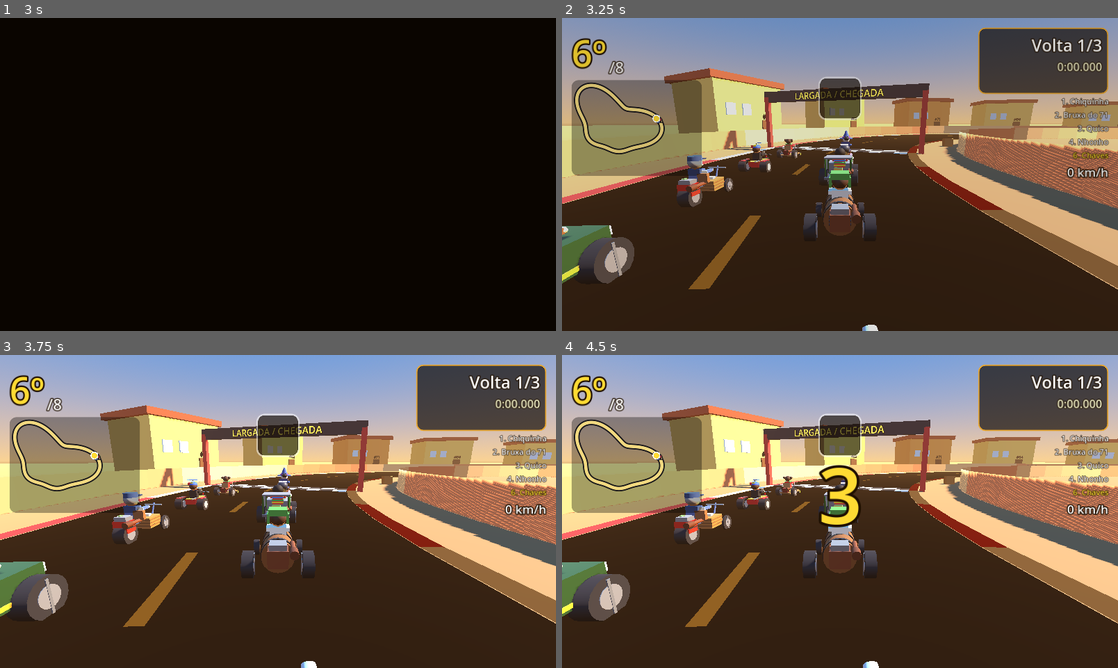
Above: before the commit, frames 1-4 (two rows, left to right).
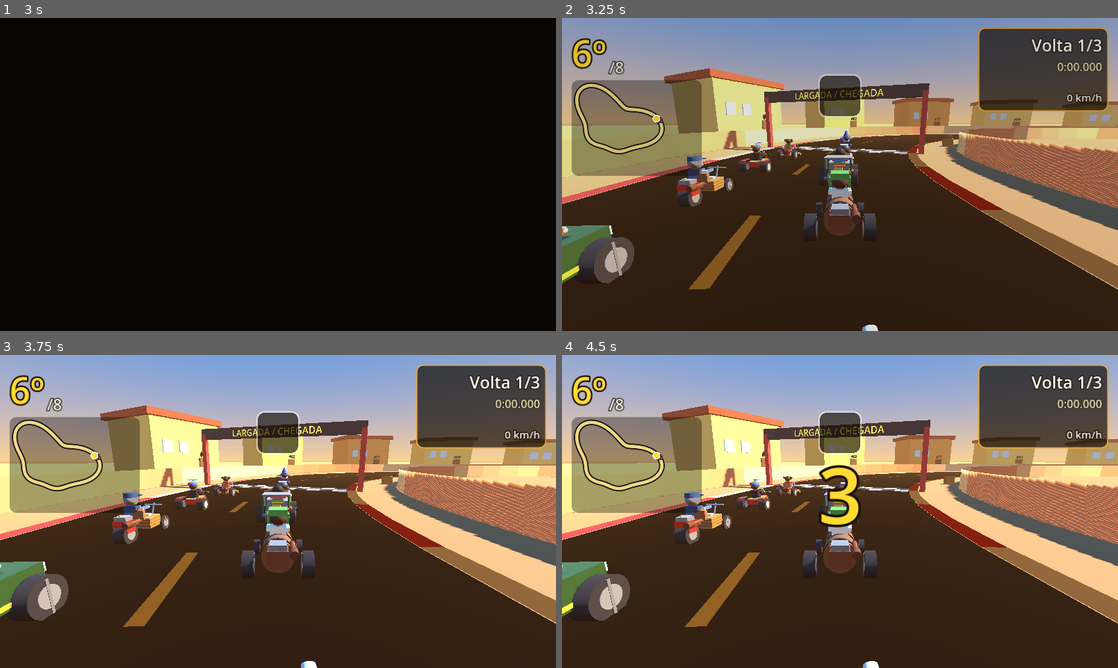
Above: after the commit, the same moments.

Repository: evandrofernandes12-dot/eva-ai
Game: Godot game, scene res://scenes/main/MainMenu.tscn
Two runs of this game, one before a commit and one after it. Both use one fixed random seed, a clock stepped at 60 frames per second and the inputs below.
Inputs (mouse positions are in pixels of both pictures, inside the frame that each line leads up to):
- Up to frame 1 (3 s): move the mouse to (400, 158) at 0.52 s; hold D (steer_right) 0.53-1.28 s; hold Space (drift) 0.53-1.28 s; click (400, 158) at 0.67 s; move the mouse to (166, 190) at 1.27 s; hold S (brake) 1.28-2.03 s; tap E (use_item) at 1.35, 2.85 s; move the mouse to (333, 105) at 2.02 s; hold D (steer_right) 2.03-2.78 s; hold Space (drift) 2.03-2.78 s; move the mouse to (250, 237) at 2.77 s; hold W (accelerate) from 2.78 s (still down); click (250, 237) at 2.92 s
- Up to frame 2 (3.25 s): keep holding W (accelerate)
- Up to frame 3 (3.75 s): move the mouse to (444, 558) at 3.52 s; release W (accelerate) at 3.53 s; hold A (steer_left) from 3.53 s (still down); hold Space (drift) from 3.53 s (still down)
- Up to frame 4 (4.5 s): tap Escape (pause) at 4.15 s; release A (steer_left) at 4.25 s; release Space (drift) at 4.25 s; click "CONTINUAR" at 4.25 s

Frame 1 is identical in both runs. In frame 2, 2.3% of the frame differs, in the area x 46-99%, y 18-52%; in frame 3, 2.3%; in frame 4, 2.3%.

Commit message:
Toque: setas desenhadas, HUD sem sobreposição; motor sem zumbido
- Setas de direção desenhadas (a fonte do navegador não tem os símbolos)
- Pausa no topo; velocidade dentro do cartão; ranking oculto no modo toque
- Motor silencia fora da corrida e na pausa, som mais suave, buffer maior no navegador
- Opção 'Som do motor' nas Opções

Co-Authored-By: Claude Opus 5.5 <noreply@anthropic.com>
Claude-Session: https://claude.ai/code/session_01Kxc7kJoxyx7sGpG8h8AuvP

Diff:
--- a/chavinhos-kart/scripts/autoload/AudioManager.gd
+++ b/chavinhos-kart/scripts/autoload/AudioManager.gd
@@ -18,12 +18,14 @@
 var _target_freq: float = 50.0
 var _target_vol: float = 0.0
 var sfx_volume: float = 1.0
+var engine_volume: float = 0.6
 
 
 ## Lê o volume salvo (Opções) e aplica no barramento principal.
 func apply_settings() -> void:
 	var master: float = float(Save.get_setting("vol_master", 0.9))
 	sfx_volume = float(Save.get_setting("vol_sfx", 1.0))
+	engine_volume = float(Save.get_setting("vol_engine", 0.6))
 	AudioServer.set_bus_volume_db(0, linear_to_db(maxf(master, 0.0001)))
 
 
@@ -115,7 +117,7 @@
 func _setup_engine() -> void:
 	var gen := AudioStreamGenerator.new()
 	gen.mix_rate = float(MIX_RATE)
-	gen.buffer_length = 0.12
+	gen.buffer_length = 0.3 if OS.has_feature("web") else 0.12 # navegador: buffer maior evita estalos
 	_engine_player = AudioStreamPlayer.new()
 	_engine_player.stream = gen
 	_engine_player.volume_db = -12.0
@@ -127,7 +129,7 @@
 ## ratio: 0 (parado) .. ~1.2 (turbo). active=false silencia o motor.
 func set_engine(ratio: float, active: bool) -> void:
 	_target_freq = 48.0 + 120.0 * clampf(ratio, 0.0, 1.3)
-	_target_vol = (0.35 + 0.25 * clampf(ratio, 0.0, 1.0)) if active else 0.0
+	_target_vol = (0.12 + 0.3 * clampf(ratio, 0.0, 1.0)) * engine_volume if active else 0.0
 
 
 func _process(delta: float) -> void:
@@ -135,11 +137,15 @@
 		return
 	_engine_freq = lerpf(_engine_freq, _target_freq, clampf(delta * 8.0, 0.0, 1.0))
 	_engine_vol = lerpf(_engine_vol, _target_vol, clampf(delta * 6.0, 0.0, 1.0))
+	if get_tree().paused:
+		_target_vol = 0.0
 	var frames: int = _engine_playback.get_frames_available()
+	if _engine_vol < 0.002 and _target_vol <= 0.0:
+		for i in frames: # silêncio barato (mantém o buffer cheio, sem zumbido)
+			_engine_playback.push_frame(Vector2.ZERO)
+		return
 	for i in frames:
 		_engine_phase = fmod(_engine_phase + _engine_freq / float(MIX_RATE), 1.0)
-		var saw: float = _engine_phase * 2.0 - 1.0
-		var sq: float = 1.0 if _engine_phase < 0.5 else -1.0
-		var rumble: float = sin(_engine_phase * TAU * 0.5)
-		var s: float = (saw * 0.5 + sq * 0.2 + rumble * 0.3) * _engine_vol
+		var ph: float = _engine_phase * TAU
+		var s: float = (sin(ph) * 0.6 + sin(ph * 2.0) * 0.25 + sin(ph * 3.0) * 0.1) * _engine_vol
 		_engine_playback.push_frame(Vector2(s, s))
--- a/chavinhos-kart/scripts/kart/KartController.gd
+++ b/chavinhos-kart/scripts/kart/KartController.gd
@@ -88,6 +88,11 @@
 	floor_max_angle = deg_to_rad(50.0)
 	if stats != null and visuals != null:
 		visuals.build(stats)
+
+
+func _exit_tree() -> void:
+	if is_player:
+		AudioManager.set_engine(0.0, false)
 
 
 func speed_kmh() -> float:
--- a/chavinhos-kart/scripts/ui/HUDController.gd
+++ b/chavinhos-kart/scripts/ui/HUDController.gd
@@ -31,6 +31,7 @@
 var _top_center: VBoxContainer
 var _top_right: VBoxContainer
 var _speed_box: VBoxContainer
+var _info_box: VBoxContainer
 var _board_rows: Array[Label] = []
 var _touch_layout: bool = false
 var _board_t: float = 0.0
@@ -122,6 +123,7 @@
 	var info_card: PanelContainer = UIStyle.card(Color(0.08, 0.05, 0.02, 0.7), Color(0.9, 0.65, 0.2))
 	_top_right.add_child(info_card)
 	var info := VBoxContainer.new()
+	_info_box = info
 	info_card.add_child(info)
 	_lap_label = UIStyle.label("Volta 1/3", 38, Color.WHITE, 8)
 	_lap_label.horizontal_alignment = HORIZONTAL_ALIGNMENT_RIGHT
@@ -210,8 +212,10 @@
 	if want:
 		_minimap.reparent(_top_left)
 		_minimap.custom_minimum_size = Vector2(150, 150)
-		_speed_label.reparent(_top_right)
-		_speed_label.add_theme_font_size_override("font_size", 28)
+		_speed_label.reparent(_info_box)
+		_speed_label.add_theme_font_size_override("font_size", 24)
+		for row in _board_rows: # o ranking ficaria embaixo dos botões
+			row.visible = false
 		_speed_bar.visible = false
 		_drift_bar.reparent(_top_center)
 	else:
@@ -284,6 +288,8 @@
 	_pause_panel.visible = now
 	if game == null or not game.online:
 		get_tree().paused = now # online não congela o jogo dos outros
+	if now:
+		AudioManager.set_engine(0.0, false)
 	if now:
 		for child in _pause_panel.find_children("*", "Button", true, false):
 			(child as Button).grab_focus()
--- a/chavinhos-kart/scripts/ui/MenuController.gd
+++ b/chavinhos-kart/scripts/ui/MenuController.gd
@@ -112,12 +112,12 @@
 	panel.add_child(col)
 	col.add_child(UIStyle.label("CONTROLES", 44, UIStyle.YELLOW, 8))
 	var lines: Array[String] = [
-		"TECLADO:  W/↑ acelerar  ·  S/↓ frear  ·  A D/← → virar",
+		"TECLADO:  W ou seta cima acelerar  ·  S ou seta baixo frear  ·  A D ou setas virar",
 		"Espaço/Shift: drift (segure na curva, solte p/ mini-turbo)",
 		"E/Enter: usar item  ·  R: voltar à pista  ·  Esc: pausa",
 		"",
 		"TOQUE (tablet/celular): botões na tela",
-		"◀ ▶ virar  ·  ACEL / FREIO  ·  DRIFT  ·  ITEM  ·  VOLTAR  ·  II pausa",
+		"Setas virar  ·  ACEL / FREIO  ·  DRIFT  ·  ITEM  ·  VOLTAR  ·  II pausa",
 		"Ajuste tamanho e opacidade em OPÇÕES.",
 	]
 	for line in lines:
--- a/chavinhos-kart/scripts/ui/OptionsPanel.gd
+++ b/chavinhos-kart/scripts/ui/OptionsPanel.gd
@@ -27,6 +27,7 @@
 	col.add_child(_row("Seu nome", _make_name()))
 	col.add_child(_row("Volume geral", _make_slider("vol_master", 0.9, 0.0, 1.0)))
 	col.add_child(_row("Volume efeitos", _make_slider("vol_sfx", 1.0, 0.0, 1.0)))
+	col.add_child(_row("Som do motor", _make_slider("vol_engine", 0.6, 0.0, 1.0)))
 
 	var mode := OptionButton.new()
 	mode.custom_minimum_size = Vector2(320, 48)
--- a/chavinhos-kart/scripts/ui/TouchControls.gd
+++ b/chavinhos-kart/scripts/ui/TouchControls.gd
@@ -12,16 +12,17 @@
 func _ready() -> void:
 	mouse_filter = Control.MOUSE_FILTER_IGNORE
 	# esquerda: volante
-	_add("◀", "steer_left", 30, 40, 180, false)
-	_add("▶", "steer_right", 230, 40, 180, false)
+	_add("", "steer_left", 30, 40, 180, false).arrow = -1
+	_add("", "steer_right", 230, 40, 180, false).arrow = 1
 	_add("VOLTAR", "reset_kart", 30, 240, 100, false, 18)
 	# direita: pedais e ações
 	_add("ACEL", "accelerate", 30, 30, 200, true)
 	_add("FREIO", "brake", 250, 30, 150, true)
 	_add("DRIFT", "drift", 30, 250, 150, true)
 	_add("ITEM", "use_item", 200, 215, 130, true, 24)
-	var pause: TouchButton = _add("II", "", 20, 0, 80, true, 34)
-	pause.from_top = 150.0
+	var pause: TouchButton = _add("II", "", 0, 0, 76, false, 30)
+	pause.from_top = 20.0
+	pause.center_x = true
 	pause.tapped.connect(func() -> void: pause_pressed.emit())
 	get_viewport().size_changed.connect(_layout)
 	refresh()
@@ -43,6 +44,9 @@
 	for b in _buttons:
 		var sz: float = b.size_px * sc
 		var x: float = vs.x - b.margin - sz if b.right_side else b.margin
+		if b.center_x: # pausa: no topo, ao lado direito do ícone do item
+			sz = b.size_px
+			x = vs.x * 0.5 + 75.0
 		var y: float = b.from_top if b.from_top >= 0.0 else vs.y - b.bottom * sc - sz
 		b.position = Vector2(x, y)
 		b.size = Vector2(sz, sz)
@@ -85,6 +89,8 @@
 	var size_px: float = 100.0
 	var right_side: bool = true
 	var from_top: float = -1.0
+	var center_x: bool = false
+	var arrow: int = 0 # -1 seta para a esquerda, 1 para a direita (desenhada, sem fonte)
 	var _touch_index: int = -99
 	var _down: bool = false
 
@@ -132,6 +138,13 @@
 		var col: Color = Color(1.0, 0.85, 0.3, 0.7) if _down else Color(0.1, 0.06, 0.02, 0.45)
 		draw_circle(c, minf(size.x, size.y) * 0.5, col)
 		draw_arc(c, minf(size.x, size.y) * 0.5 - 2.0, 0.0, TAU, 48, Color(1, 1, 1, 0.8), 4.0, true)
+		if arrow != 0:
+			var r: float = minf(size.x, size.y) * 0.22
+			var tip := Vector2(c.x + r * float(arrow), c.y)
+			var back_x: float = c.x - r * 0.8 * float(arrow)
+			var col_a: Color = Color.WHITE if not _down else Color(0.2, 0.1, 0.0)
+			draw_colored_polygon(PackedVector2Array([tip, Vector2(back_x, c.y - r), Vector2(back_x, c.y + r)]), col_a)
+			return
 		var font: Font = ThemeDB.fallback_font
 		var ts: Vector2 = font.get_string_size(label_text, HORIZONTAL_ALIGNMENT_LEFT, -1, font_size)
 		draw_string(font, Vector2(c.x - ts.x * 0.5, c.y + ts.y * 0.3), label_text,
Not shown, changed: chavinhos-kart.zip
